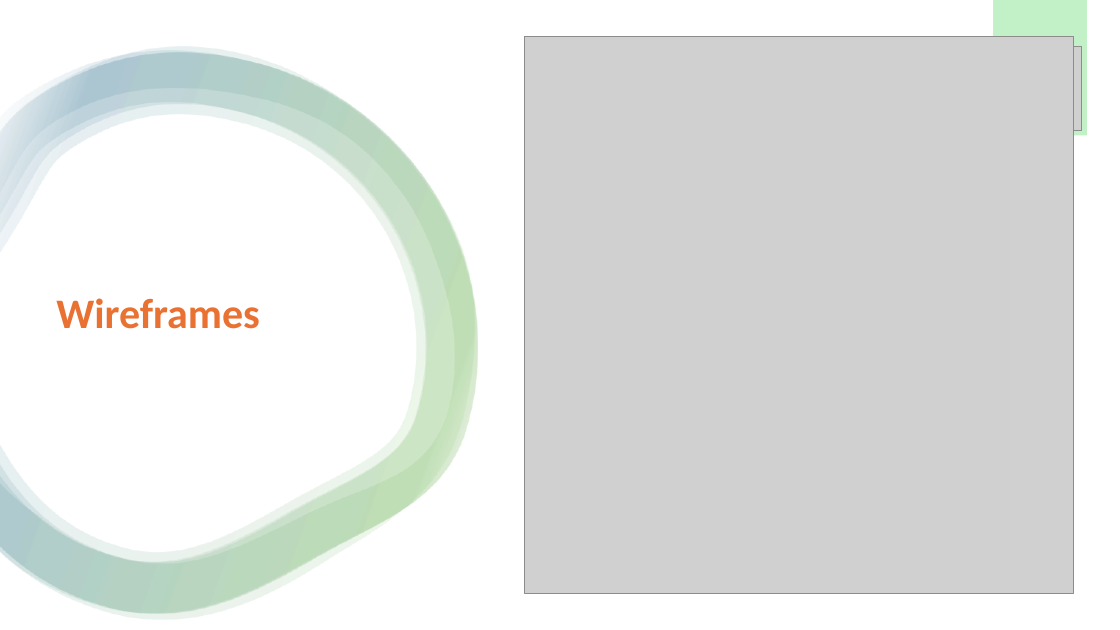
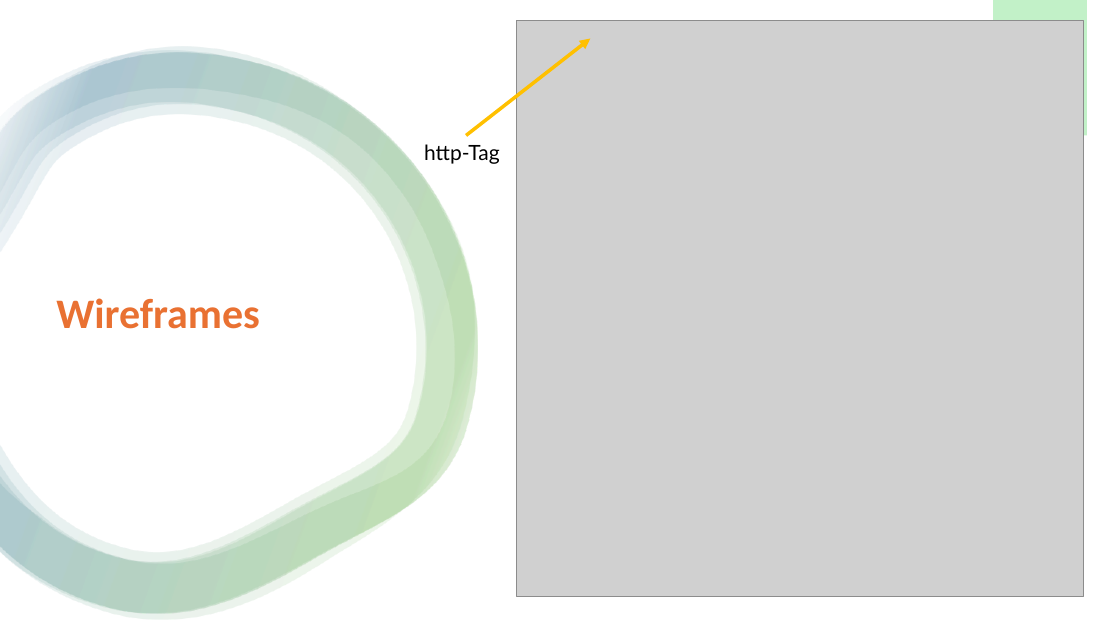
Before and after one commit to Emele-bzra/project-modul431, a slide deck: slide 11 of Material/präsentation_slarachare_games.pptx. Drawn at 1120x630 pixels with LibreOffice and Linux fonts; fonts in the diff are those of the drawing; grey boxes stand for pictures. Boxes give left, top, right and bottom in pixels: in the first picture for what was removed or moved away, otherwise in the second. Text is boxed around its words. In the diff, an @@ line names an element or a change of style, - is before the commit and + after.

```diff
--- a/Material/präsentation_slarachare_games.pptx
+++ b/Material/präsentation_slarachare_games.pptx
@@ picture resized from (x1=525, y1=36, x2=1074, y2=594) to (x1=517, y1=20, x2=1084, y2=597) @@
@@ arrow added from (466, 135) to (591, 39), #FFC000 3 pt @@
@@ picture removed at (x1=998, y1=47, x2=1082, y2=131) @@
@@ text added at (x1=424, y1=144, x2=500, y2=164), 18 pt, text #000000 @@
+http-Tag
```
Also in this commit, not shown: 7 other slides changed.
